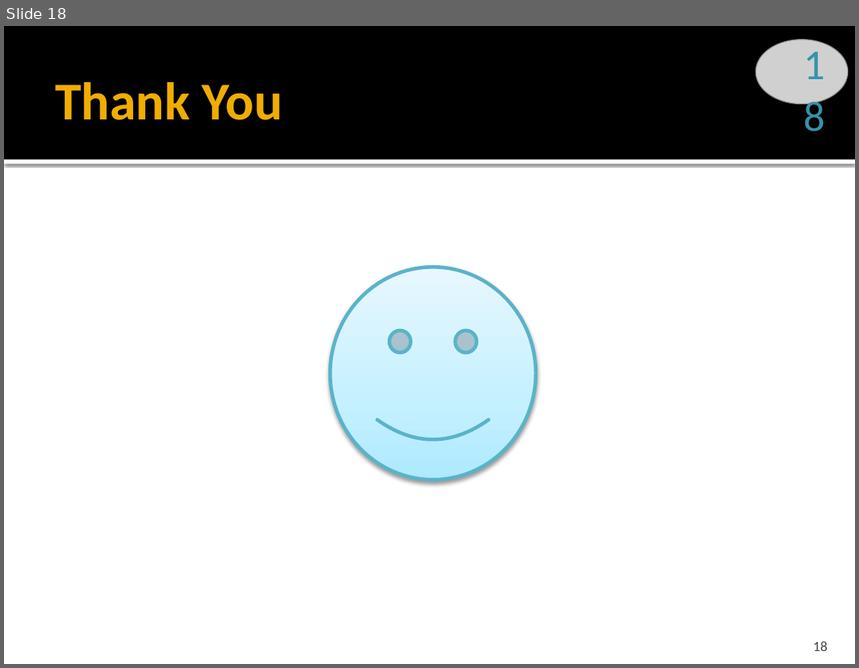
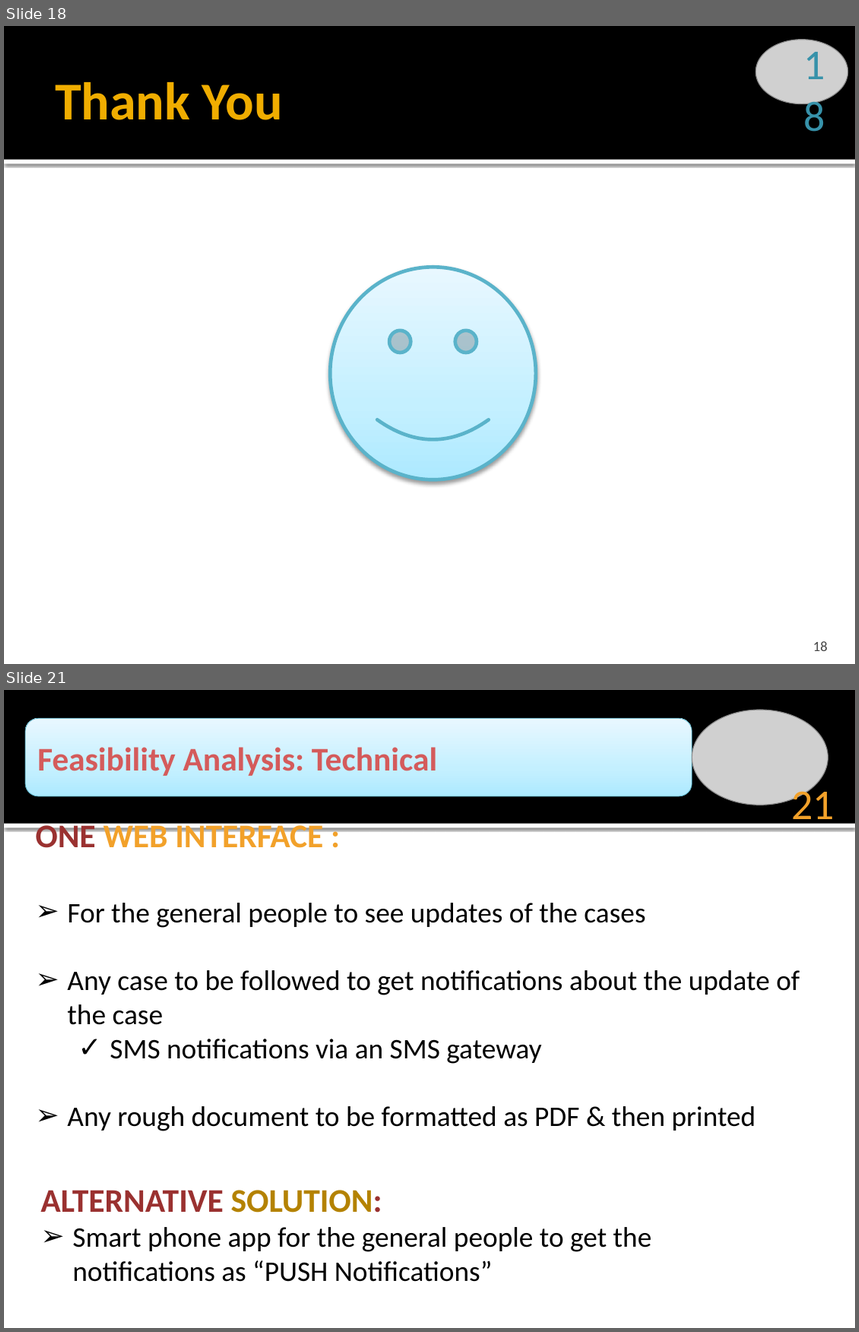
Before and after one commit to Touhid18/CSE308-Management_of_Judicial_System-1005009_1005014_1005018_1005023_1005029, a slide deck: ISD_Management_of_Judicial_System_P2.pptx. Shown one above the other, each under a label of ours: slide 18 before the commit, slides 18 and 21 after it; the slides between them are not shown. The pictures are 859x668 and 859x1332 pixels, drawn with LibreOffice and Linux fonts; fonts in the diff are those of the drawing; grey boxes stand for pictures. Boxes give left, top, right and bottom in pixels: in the first picture for what was removed or moved away, otherwise in the second. Text is boxed around its words. In the diff, an @@ line names an element or a change of style, - is before the commit and + after.

```diff
--- a/ISD_Management_of_Judicial_System_P2.pptx
+++ b/ISD_Management_of_Judicial_System_P2.pptx
@@ slide 21 added at bbox=[4, 690, 855, 1328], background #FFFFFF; not listed: 2 template elements that a slide beside it also shows @@
@@ picture added at bbox=[692, 710, 828, 805] @@
@@ rounded rectangle added at bbox=[25, 718, 692, 796], fill gradient #ADE9FF to #C5EFFF to #E9F9FF, outline #5BB3CA 0.5 pt, 28 pt, text gradient #D66666 to #D55C5B to #C23F3D, bold @@
+Feasibility Analysis: Technical
@@ page number added at bbox=[791, 783, 835, 829], 36 pt, text gradient #F7B25B to #F2A22A to #C78F00 to #B28000 to #AE7E00 @@
+21
@@ text added at bbox=[35, 820, 800, 1132], 24 pt, text #000000 @@
+ONE WEB INTERFACE :
+➢ For the general people to see updates of the cases
+➢ Any case to be followed to get notifications about the update of the case
+  ✓ SMS notifications via an SMS gateway
+➢ Any rough document to be formatted as PDF & then printed
@@ text added at bbox=[40, 1190, 652, 1282], 24 pt, text #000000 @@
+ALTERNATIVE SOLUTION:
+➢ Smart phone app for the general people to get the notifications as “PUSH Notifications”
```
Also in this commit, not shown: 2 other slides added, 13 other files.
